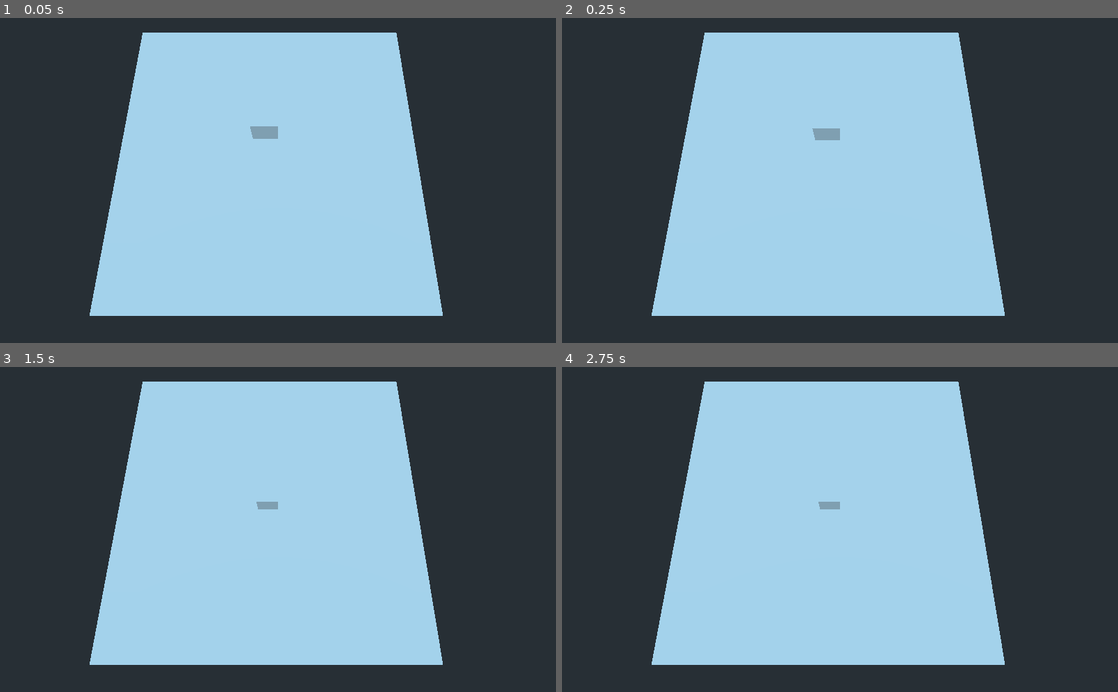
Above: before the commit, frames 1-4 (two rows, left to right).
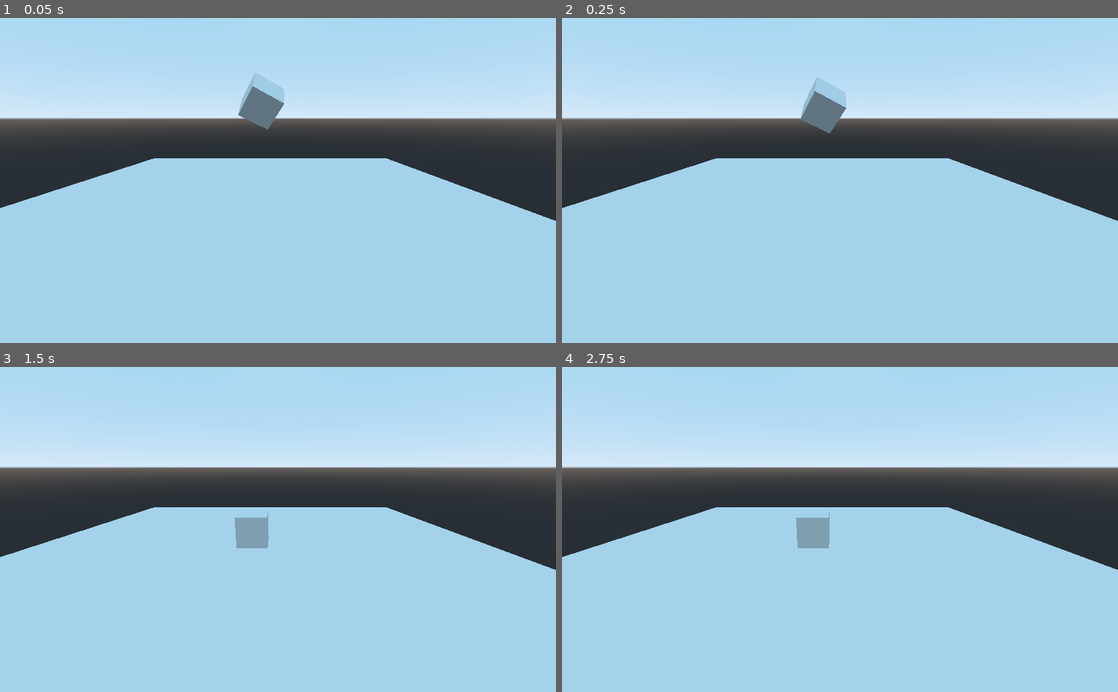
Above: after the commit, the same moments.

Repository: afska/test-godot-3d
Game: Godot game, scene res://Level.tscn
Same seed, same stepped clock (60 frames per second), same inputs: the game is played once before the commit and once after it. The project has no main scene, so this scene is started directly.
Inputs:
- Up to frame 1 (0.05 s): no input
- Up to frame 2 (0.25 s): no input
- Up to frame 3 (1.5 s): no input
- Up to frame 4 (2.75 s): tap Enter at 2 s

The runs differ from the first frame. In frame 1, 55% of the frame differs, in the area x 0-100%, y 0-100%; in frame 2, 55%; in frame 3, 56%; in frame 4, 56%.

Commit message:
Rotating cube

Diff:
--- a/Level.tscn
+++ b/Level.tscn
@@ -1,8 +1,4 @@
 [gd_scene load_steps=5 format=2]
-
-[sub_resource type="BoxShape" id=1]
-
-[sub_resource type="CubeMesh" id=2]
 
 [sub_resource type="BoxShape" id=3]
 extents = Vector3( 15, 1, 15 )
@@ -10,20 +6,14 @@
 [sub_resource type="CubeMesh" id=4]
 size = Vector3( 30, 2, 30 )
 
+[sub_resource type="BoxShape" id=1]
+
+[sub_resource type="CubeMesh" id=2]
+
 [node name="Level" type="Spatial"]
 
 [node name="Camera" type="Camera" parent="."]
-transform = Transform( 1, 0, 0, 0, 0.258819, 0.965926, 0, -0.965926, 0.258819, 1, 22, 9 )
-
-[node name="Box" type="RigidBody" parent="."]
-transform = Transform( 1, 0, 0, 0, 1, 0, 0, 0, 1, 0, 6, 0 )
-
-[node name="CollisionShape" type="CollisionShape" parent="Box"]
-shape = SubResource( 1 )
-
-[node name="MeshInstance" type="MeshInstance" parent="Box"]
-mesh = SubResource( 2 )
-material/0 = null
+transform = Transform( 1, 0, 0, 0, 0.965926, 0.258819, 0, -0.258819, 0.965926, 1, 5, 15 )
 
 [node name="Floor" type="StaticBody" parent="."]
 transform = Transform( 1, 0, 0, 0, 1, 0, 0, 0, 1, 0, -1, 0 )
@@ -34,3 +24,13 @@
 [node name="MeshInstance" type="MeshInstance" parent="Floor"]
 mesh = SubResource( 4 )
 material/0 = null
+
+[node name="Box" type="RigidBody" parent="."]
+transform = Transform( 0.866025, 0.5, 0, -0.433013, 0.75, -0.5, -0.25, 0.433013, 0.866025, 0, 6, 0 )
+
+[node name="CollisionShape" type="CollisionShape" parent="Box"]
+shape = SubResource( 1 )
+
+[node name="MeshInstance" type="MeshInstance" parent="Box"]
+mesh = SubResource( 2 )
+material/0 = null
